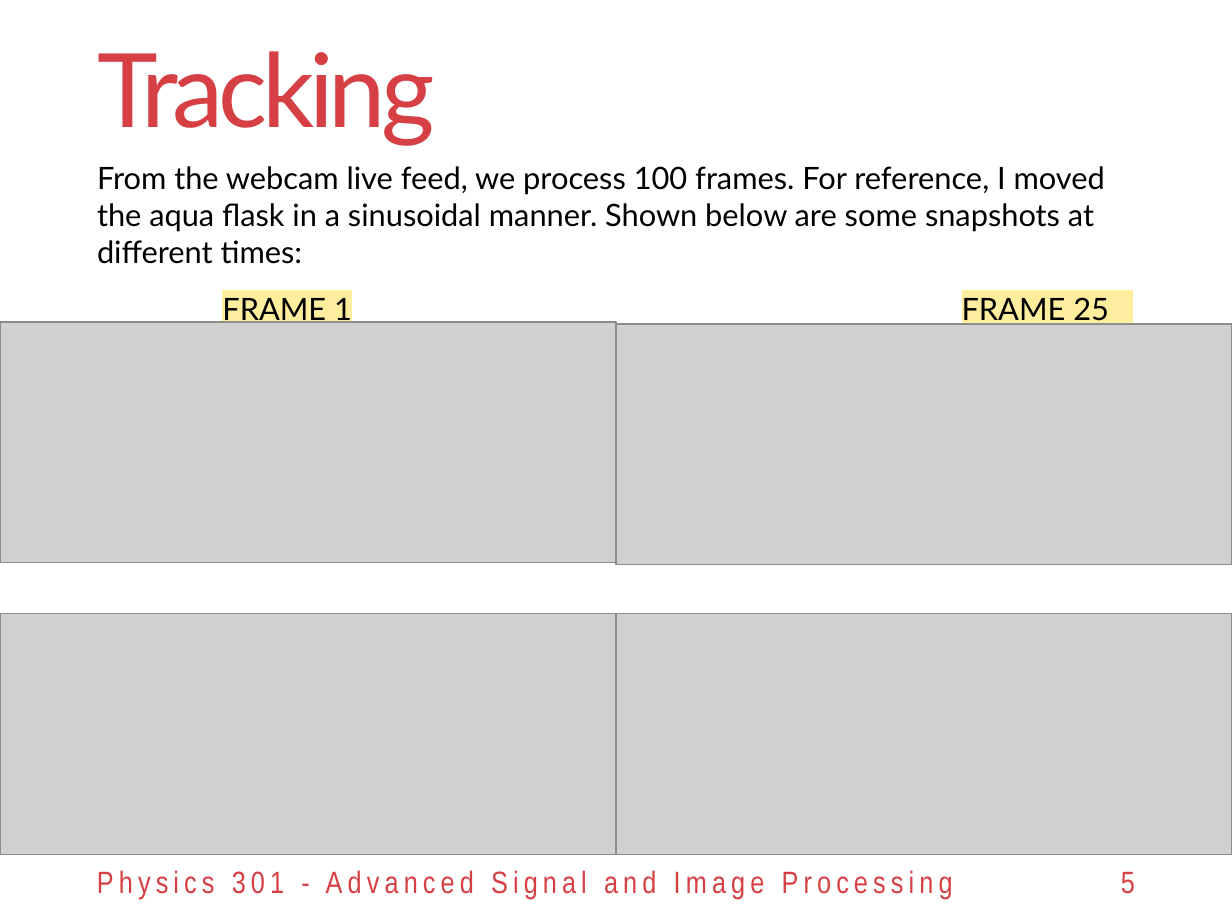
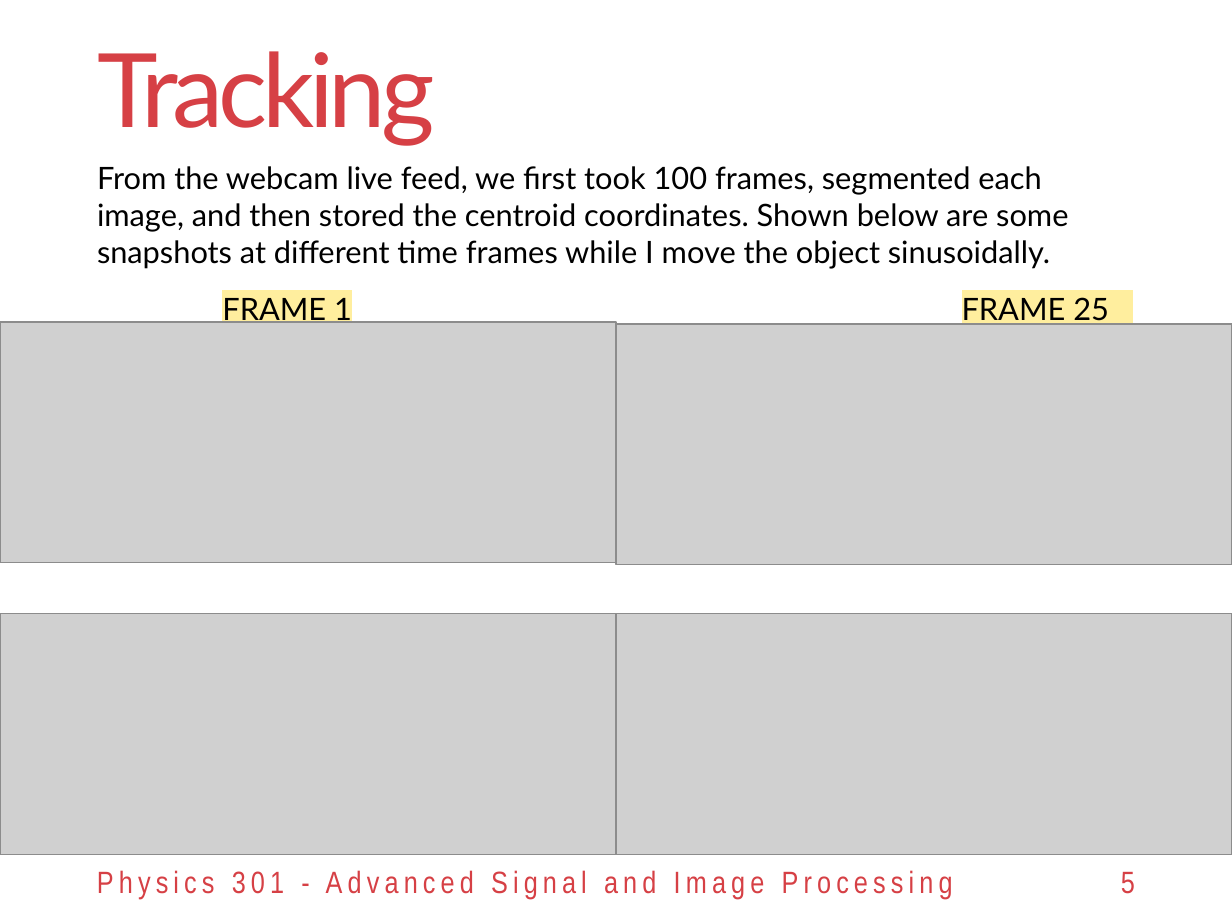
Before and after one commit to reneprincipejr/Physics-301, a slide deck: slide 5 of 05 Video Processing/Activity 5 - Video Processing.pptx. Drawn at 1232x924 pixels with LibreOffice and Linux fonts; fonts in the diff are those of the drawing; grey boxes stand for pictures; background and template pictures are left out. Boxes give left, top, right and bottom in pixels: in the first picture for what was removed or moved away, otherwise in the second. Text is boxed around its words. In the diff, an @@ line names an element or a change of style, - is before the commit and + after.

```diff
--- a/05 Video Processing/Activity 5 - Video Processing.pptx
+++ b/05 Video Processing/Activity 5 - Video Processing.pptx
@@ text at [97,166,1068,269]: text changed @@
-From the webcam live feed, we process 100 frames. For reference, I moved the aqua flask in a sinusoidal manner. Shown below are some snapshots at different times:
+From the webcam live feed, we first took 100 frames, segmented each image, and then stored the centroid coordinates. Shown below are some snapshots at different time frames while I move the object sinusoidally.
```
Also in this commit, not shown: 7 other slides changed.
